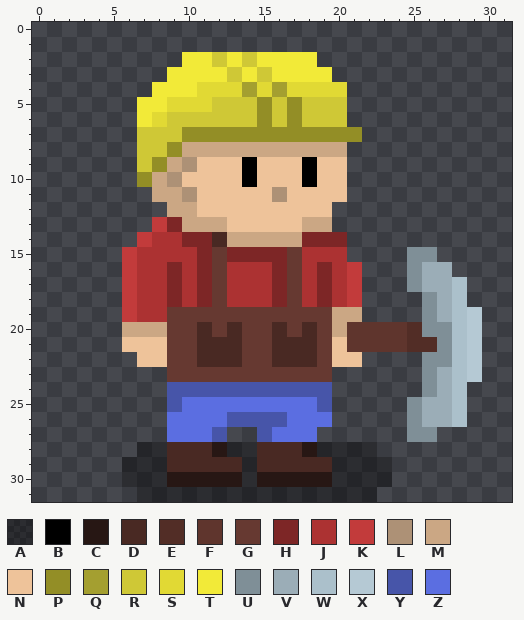
Pixel-art sprite, stored at Assets/Graphics/Player/Miner3Idle2.png. This is how it looked before the edit.
The file is 32x32 pixels. Colours within 5 levels of each other are drawn and written as one.
Palette (. is transparent): A #00000060  B #000000  C #271714  D #492923  E #522d26  F #5f352d  G #663931  H #7d2626  J #ac3232  K #c23b3b  L #ad9176  M #cba784  N #eec39a  P #938e26  Q #a49f30  R #cfc836  S #e1d934  T #f2ea38  U #7f8f97  V #9badb7  W #abc0cb  X #b5c9d4  Y #4755a9  Z #5b6ee1
Pixels before, first column x 6:
 2 ....TTRTRTTTT...........
 3 ...TTTTRTRTTTT..........
 4 ..TTTSSSQSQSSSS.........
 5 .TTSSSRRRPRPRRR.........
 6 .TSRRRRRRPRPRRR.........
 7 .RRRPPPPPPPPPPPP........
 8 .RRPMMMMMMMMMMM.........
 9 .RPMLNNNBNNNBNN.........
10 .PMLNNNNBNNNBNN.........
11 ..MMLNNNNNLNNNN.........
12 ...MMNNNNNNNNN..........
13 ..KHMMMNNNNNMM..........
14 .KJJHHDMMMMMHHH.........
15 KJJJJHGHHHHGJJJ....UU...
16 KJJHJHGJJJHGJHJK...UVV..
17 KJJHJHGJJJHGJHJK...UVVW.
18 KJJHJHGJJJHGJHJK....UVW.
19 KJJGGGGGGGGGGGMM....UVWX
20 MMMGGDGDGGDGDGMFFFFEUUWX
21 NNNGGDDDGGDDDGNFFFFEEUWX
22 .NNGGDDDGGDDDGNN....UUWX
23 ...GGGGGGGGGGG......UVWX
24 ...YYYYYYYYYYY......UVW.
25 ...YZZZZZZZZZY.....UVVW.
26 ...ZZZZYYYYZZZ.....UVVW.
27 ...ZZZY..YZZZ......UU...
28 .AADDDCAADDDCAAAA.......
29 AAADDDDDADDDDDAAAA......
30 AAACCCCCACCCCCAAAA......
31 .AAAAAAAAAAAAAAAA.......
After:
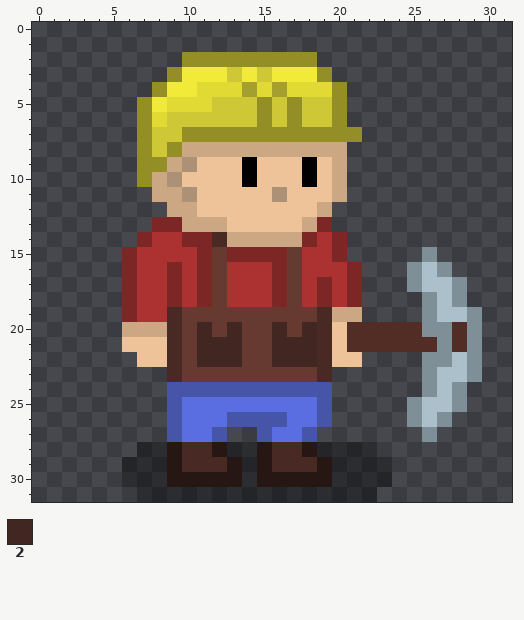
Colours new in this view: 2 #412621
Diff:
Colour 2 replaces colour D in row 20 at x 11, 13, 16 and 18; in rows 21 to 22 at x 11 to 13 and 16 to 18.
Colour C replaces colour D in row 28 at x 9 and 15; in row 29 at x 9, 13, 15 and 19.
Colour D replaces colour G in rows 19 to 23 at x 9 and 19.
Colour E replaces colour F in rows 20 to 21 at x 21 to 24.
Colour E replaces colour W in rows 20 to 21 at x 28.
Colour H replaces colour J in row 15 at x 20.
Colour H replaces colour K in row 13 at x 8; in row 14 at x 7; in row 15 at x 6; in rows 16 to 18 at x 6 and 21; in row 19 at x 6.
Colour H replaces colour M in row 13 at x 19.
Colour J replaces colour H in row 14 at x 19; in row 16 at x 19.
Colour M replaces colour N in rows 9 to 11 at x 20; in row 12 at x 19.
Colour N replaces colour M in row 20 at x 20.
Colour P replaces colour R in row 2 at x 12 and 14; in rows 5 to 6 at x 20; in rows 7 to 9 at x 7.
Colour P replaces colour S in row 4 at x 20.
Colour P replaces colour T in row 2 at x 10 to 11, 13 and 15 to 18; in row 3 at x 9 and 19; in row 4 at x 8; in rows 5 to 6 at x 7.
Colour U replaces colour V in row 16 at x 27; in row 26 at x 27.
Colour U replaces colour W in rows 17 to 18 at x 28; in rows 24 to 25 at x 28.
Colour U replaces colour X in rows 19 to 23 at x 29.
Colour W replaces colour V in row 16 at x 26; in row 17 at x 26 to 27; in rows 18 to 19 at x 27; in rows 23 to 24 at x 27; in row 25 at x 26 to 27; in row 26 at x 26.
Colour Y replaces colour Z in row 26 at x 9 and 19; in row 27 at x 9 and 18.
The author cleared colour U in row 15 at x 25; in row 27 at x 25.
The author cleared colour W in row 26 at x 28.
